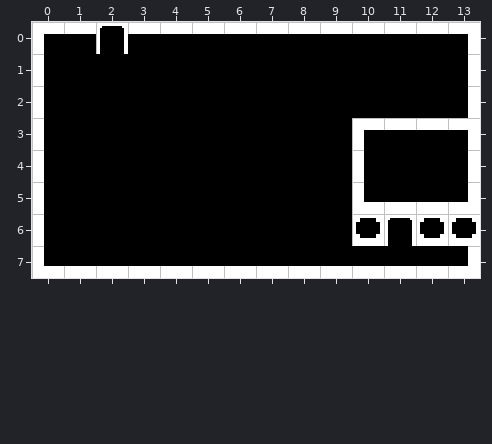
Two states of a Tiled map (JSON), tiled/overworld.json. The picture above is the old version.
Cells are 16x16 px. Shown: x 0..13, y 0..7.
Once edited:
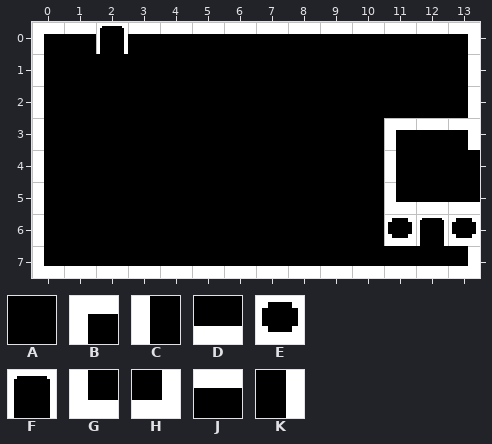
Key: from "overworld": A 0, B 1, C 2, D 3, E 4, F 7, G 8, H 10, J 11, K 12.
_ is an empty cell.
Tiles replaced or removed in this view: A, B, C, D, E, F, G, H, J, K.
The author wrote: tweak overworld to allow teleport transition to succeed
The edit:
Changed rows in their new state; . is an unchanged cell.
Layer "Tile Layer 1":
first column x 10:
3 AB..
4 AC.A
5 AG.D
6 AEF.
Where, in picture pixels (left, top, right, bottom), the same in both pictures:
changed: (352, 118, 480, 246)
